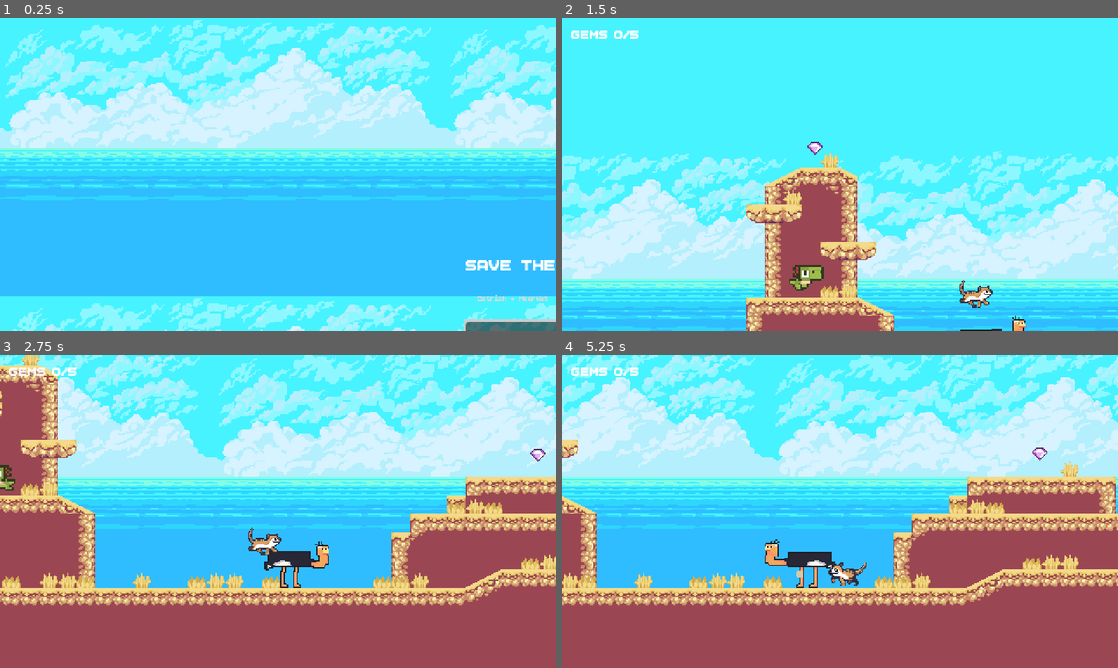
Above: before the commit, frames 1-4 (two rows, left to right).
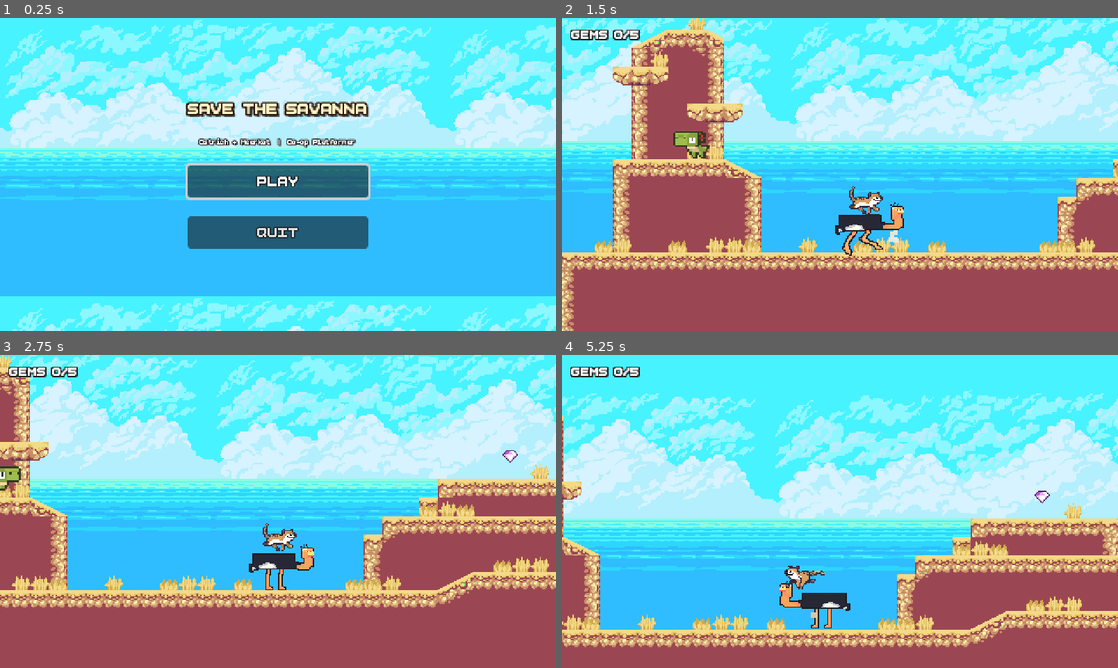
Above: after the commit, the same moments.

Repository: AvicenaFathoni/save-the-savanna-new
Game: Godot game, scene res://Levels/main_menu.tscn
The game is run twice, just before and just after one commit, with the same random seed, the same clock (stepped at 60 frames per second) and the same inputs.
Inputs (mouse positions are in pixels of both pictures, inside the frame that each line leads up to):
- Up to frame 1 (0.25 s): no input
- Up to frame 2 (1.5 s): click (840, 180) at 0.5 s, where only the run after the commit has a clickable "PLAY"; tap Enter (p2_interact) at 1.25 s; move the mouse to (962, 158) at 1.27 s; hold D (p1_right) from 1.28 s (still down); hold F (p1_special) from 1.28 s (still down); click (962, 158) at 1.42 s
- Up to frame 3 (2.75 s): tap W (p1_jump) at 1.52, 1.82 s; tap Enter (p2_interact) at 1.55 s; release D (p1_right) at 2 s; release F (p1_special) at 2 s; drag from (166, 527) to (405, 555) at 2.02 s
- Up to frame 4 (5.25 s): move the mouse to (895, 442) at 2.77 s; hold D (p1_right) 2.78-3.5 s; hold F (p1_special) 2.78-3.5 s; tap Enter (p2_interact) at 3.05 s; drag from (812, 574) to (1034, 448) at 3.52 s; move the mouse to (1006, 558) at 4.27 s; hold A (p1_left) 4.28-5 s; hold Enter (p2_interact) 4.28-5 s; tap Left (p2_left) at 4.35 s; tap W (p1_jump) at 4.52, 4.82 s; drag from (673, 464) to (756, 433) at 5.02 s

The runs differ from the first frame. In frame 1, 11% of the frame differs, in the area x 33-100%, y 26-100%; in frame 2, 86%, in the area x 0-100%, y 0-100%; in frame 3, 34%; in frame 4, 67%.

Commit message:
Added text readability

Diff:
--- a/Levels/main_menu.tscn
+++ b/Levels/main_menu.tscn
@@ -8,8 +8,10 @@
 anchors_preset = 15
 anchor_right = 1.0
 anchor_bottom = 1.0
-offset_right = 480.0
-offset_bottom = 270.0
+offset_left = 0.0
+offset_top = 0.0
+offset_right = 0.0
+offset_bottom = 0.0
 script = ExtResource("1_menu")
 
 [node name="Bg" type="TextureRect" parent="." unique_id=1001002]
@@ -37,26 +39,41 @@
 
 [node name="Title" type="Label" parent="Center/VBox" unique_id=1001005]
 layout_mode = 2
+theme_override_colors/font_color = Color(1, 0.96, 0.78, 1)
+theme_override_colors/font_outline_color = Color(0.18, 0.1, 0.06, 1)
+theme_override_colors/font_shadow_color = Color(0, 0, 0, 0.55)
+theme_override_constants/outline_size = 6
+theme_override_constants/shadow_offset_x = 2
+theme_override_constants/shadow_offset_y = 2
 theme_override_font_sizes/font_size = 18
 text = "SAVE THE SAVANNA"
 horizontal_alignment = 1
 
 [node name="Subtitle" type="Label" parent="Center/VBox" unique_id=1001006]
 layout_mode = 2
+theme_override_colors/font_color = Color(1, 1, 1, 1)
+theme_override_colors/font_outline_color = Color(0.12, 0.12, 0.12, 1)
+theme_override_colors/font_shadow_color = Color(0, 0, 0, 0.45)
+theme_override_constants/outline_size = 3
+theme_override_constants/shadow_offset_x = 1
+theme_override_constants/shadow_offset_y = 1
 theme_override_font_sizes/font_size = 8
 text = "Ostrich + Meerkat  |  Co-op Platformer"
 horizontal_alignment = 1
-modulate = Color(0.85, 0.85, 0.85, 1)
 
 [node name="Play" type="Button" parent="Center/VBox" unique_id=1001007]
 custom_minimum_size = Vector2(140, 28)
 layout_mode = 2
+theme_override_colors/font_outline_color = Color(0.12, 0.12, 0.12, 1)
+theme_override_constants/outline_size = 3
 text = "PLAY"
 focus_mode = 2
 
 [node name="Quit" type="Button" parent="Center/VBox" unique_id=1001008]
 custom_minimum_size = Vector2(140, 28)
 layout_mode = 2
+theme_override_colors/font_outline_color = Color(0.12, 0.12, 0.12, 1)
+theme_override_constants/outline_size = 3
 text = "QUIT"
 focus_mode = 2
 
--- a/Scripts/level.gd
+++ b/Scripts/level.gd
@@ -32,13 +32,25 @@
 	_banner.text = "LEVEL COMPLETE!"
 	_banner.visible = false
 	_banner.add_theme_font_size_override("font_size", 32)
+	_banner.add_theme_color_override("font_color", Color(1, 0.96, 0.78, 1))
+	_banner.add_theme_color_override("font_outline_color", Color(0.18, 0.1, 0.06, 1))
+	_banner.add_theme_color_override("font_shadow_color", Color(0, 0, 0, 0.55))
+	_banner.add_theme_constant_override("outline_size", 6)
+	_banner.add_theme_constant_override("shadow_offset_x", 2)
+	_banner.add_theme_constant_override("shadow_offset_y", 2)
 	_banner.set_anchors_preset(Control.PRESET_FULL_RECT)
 	_banner.horizontal_alignment = HORIZONTAL_ALIGNMENT_CENTER
 	_banner.vertical_alignment = VERTICAL_ALIGNMENT_CENTER
 	layer.add_child(_banner)
-	# gems HUD (pixel heart style placeholder)
+	# gems HUD
 	_gem_label = Label.new()
 	_gem_label.add_theme_font_size_override("font_size", 14)
+	_gem_label.add_theme_color_override("font_color", Color(1, 1, 1, 1))
+	_gem_label.add_theme_color_override("font_outline_color", Color(0.12, 0.12, 0.12, 1))
+	_gem_label.add_theme_color_override("font_shadow_color", Color(0, 0, 0, 0.45))
+	_gem_label.add_theme_constant_override("outline_size", 4)
+	_gem_label.add_theme_constant_override("shadow_offset_x", 1)
+	_gem_label.add_theme_constant_override("shadow_offset_y", 1)
 	_gem_label.position = Vector2(8, 8)
 	_gem_label.text = ""
 	layer.add_child(_gem_label)
@@ -105,6 +117,9 @@
 	title.text = "PAUSED"
 	title.horizontal_alignment = HORIZONTAL_ALIGNMENT_CENTER
 	title.add_theme_font_size_override("font_size", 18)
+	title.add_theme_color_override("font_color", Color(1, 0.96, 0.78, 1))
+	title.add_theme_color_override("font_outline_color", Color(0.18, 0.1, 0.06, 1))
+	title.add_theme_constant_override("outline_size", 5)
 	vbox.add_child(title)
 	_resume_btn = Button.new()
 	_resume_btn.text = "RESUME (ESC)"
